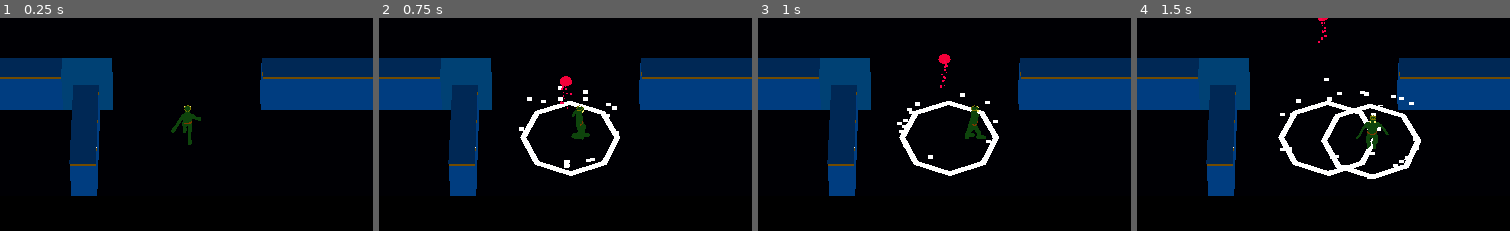
Above: before the commit, frames 1-4 (left to right).
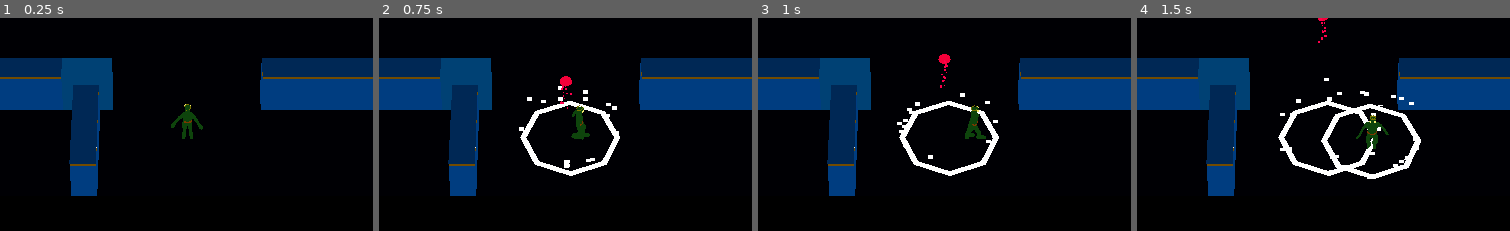
Above: after the commit, the same moments.

Repository: ralabate/30ddl
Game: Godot game, scene res://main.tscn
The game is run twice, just before and just after one commit, with the same random seed, the same clock (stepped at 60 frames per second) and the same inputs.
Inputs:
- Up to frame 1 (0.25 s): no input
- Up to frame 2 (0.75 s): tap Enter (ui_accept) at 0.5 s; hold Right (ui_right) from 0.53 s (still down); tap A (player_mine) at 0.6 s
- Up to frame 3 (1 s): keep holding Right (ui_right); tap Enter (ui_accept) at 0.77 s
- Up to frame 4 (1.5 s): release Right (ui_right) at 1.28 s; hold Down (ui_down) from 1.28 s (still down); tap A (player_mine) at 1.35 s
The pictures show only the part of the screen within x 25-75%, y 45-95%; the shares and areas given below are measured in that part.

The runs differ from the first frame. In frame 1, 0.3% of the frame differs, in the area x 45-55%, y 40-60%; in frame 2, nothing differs; in frame 3, nothing differs; in frame 4, nothing differs.

Commit message:
cleaning up the folder structure a bit

Diff:
--- a/gauntlet/badguy.tscn
+++ b/gauntlet/badguys/badguy.tscn
@@ -1,7 +1,7 @@
 [gd_scene load_steps=5 format=3 uid="uid://dysqmwq3wem2k"]
 
-[ext_resource type="Script" uid="uid://clhircl18kdhh" path="res://badguy.gd" id="1_apgvv"]
-[ext_resource type="PackedScene" uid="uid://qo85vi3b3odi" path="res://bad_lizard_idle.glb" id="1_lf2yb"]
+[ext_resource type="Script" uid="uid://clhircl18kdhh" path="res://badguys/badguy.gd" id="1_apgvv"]
+[ext_resource type="PackedScene" uid="uid://qo85vi3b3odi" path="res://badguys/imported/bad_lizard_idle.glb" id="1_lf2yb"]
 [ext_resource type="Script" uid="uid://bund4vdf4u4yo" path="res://health_component.gd" id="3_0b8a1"]
 
 [sub_resource type="CapsuleShape3D" id="CapsuleShape3D_apgvv"]
--- a/gauntlet/badguy_spawner.tscn
+++ b/gauntlet/badguys/badguy_spawner.tscn
@@ -1,8 +1,8 @@
 [gd_scene load_steps=5 format=3 uid="uid://dcyd6q7bb3k6m"]
 
-[ext_resource type="Script" uid="uid://cj0c35fieqoef" path="res://badguy_spawner.gd" id="1_irkoj"]
+[ext_resource type="Script" uid="uid://cj0c35fieqoef" path="res://badguys/badguy_spawner.gd" id="1_irkoj"]
 [ext_resource type="Script" uid="uid://bund4vdf4u4yo" path="res://health_component.gd" id="2_5vgoc"]
-[ext_resource type="PackedScene" uid="uid://dgvjlbbo4hmtw" path="res://badguy_spawner.glb" id="3_od4cw"]
+[ext_resource type="PackedScene" uid="uid://dgvjlbbo4hmtw" path="res://badguys/imported/badguy_spawner.glb" id="3_od4cw"]
 
 [sub_resource type="SphereShape3D" id="SphereShape3D_od4cw"]
 
--- a/gauntlet/level_assets/corner.tscn
+++ b/gauntlet/level/level_assets/corner.tscn
@@ -1,6 +1,6 @@
 [gd_scene load_steps=3 format=3 uid="uid://dx0nwcckq1tgq"]
 
-[ext_resource type="PackedScene" uid="uid://ccmtk8uklp2km" path="res://level_assets/exported/corner.glb" id="1_1qlw4"]
+[ext_resource type="PackedScene" uid="uid://ccmtk8uklp2km" path="res://level/level_assets/imported/corner.glb" id="1_1qlw4"]
 
 [sub_resource type="ConvexPolygonShape3D" id="ConvexPolygonShape3D_itg1i"]
 points = PackedVector3Array(2, 2, 0.5, 2, 0, 0.5, 2, 2, -0.500049, -1, 2, 0.5, 2, 0, -0.500049, -1, 0, 0.5, 0.999804, 2, -1, -1, 2, -1, 0.999804, 0, -1, -1, 0, -1)
--- a/gauntlet/level_assets/cross.tscn
+++ b/gauntlet/level/level_assets/cross.tscn
@@ -1,6 +1,6 @@
 [gd_scene load_steps=3 format=3 uid="uid://wpa7ca502hg0"]
 
-[ext_resource type="PackedScene" uid="uid://b8awa1md4dbt6" path="res://level_assets/exported/cross.glb" id="1_m6dvx"]
+[ext_resource type="PackedScene" uid="uid://b8awa1md4dbt6" path="res://level/level_assets/imported/cross.glb" id="1_m6dvx"]
 
 [sub_resource type="ConvexPolygonShape3D" id="ConvexPolygonShape3D_r61cq"]
 points = PackedVector3Array(2, 2, 0.5, 2, 2, -0.5, 1, 2, 1, 2, 0, 0.5, 2, 0, -0.5, 1, 2, -1, 1, 0, 1, -1, 2, 1, 1, 0, -1, -1, 2, -1, -1, 0, 1, -2, 2, 0.5, -1, 0, -1, -2, 2, -0.5, -2, 0, 0.5, -2, 0, -0.5)
--- a/gauntlet/level_assets/floor.tscn
+++ b/gauntlet/level/level_assets/floor.tscn
@@ -1,6 +1,6 @@
 [gd_scene load_steps=3 format=3 uid="uid://c3r2x4mms7d0u"]
 
-[ext_resource type="PackedScene" uid="uid://dwtojt61ufpd4" path="res://level_assets/exported/floor.glb" id="1_e0y43"]
+[ext_resource type="PackedScene" uid="uid://dwtojt61ufpd4" path="res://level/level_assets/imported/floor.glb" id="1_e0y43"]
 
 [sub_resource type="ConvexPolygonShape3D" id="ConvexPolygonShape3D_e0y43"]
 points = PackedVector3Array(-1, 0, -1, -1, 0, 1, 1, 0, -1, 1, 0, 1)
--- a/gauntlet/level_assets/tjunction.tscn
+++ b/gauntlet/level/level_assets/tjunction.tscn
@@ -1,6 +1,6 @@
 [gd_scene load_steps=3 format=3 uid="uid://djvroxe65rnc3"]
 
-[ext_resource type="PackedScene" uid="uid://bga5btisymw7b" path="res://level_assets/exported/tjunction.glb" id="1_fp2h2"]
+[ext_resource type="PackedScene" uid="uid://bga5btisymw7b" path="res://level/level_assets/imported/tjunction.glb" id="1_fp2h2"]
 
 [sub_resource type="ConvexPolygonShape3D" id="ConvexPolygonShape3D_0r3i6"]
 points = PackedVector3Array(2, 2, 0.499902, 2, 2, -0.5, 1, 2, 1, 2, 0, 0.499902, 2, 0, -0.5, -2, 2, -0.5, 1, 0, 1, -1, 2, 1, -2, 0, -0.5, -2, 2, 0.499902, -1, 0, 1, -2, 0, 0.499902)
--- a/gauntlet/level_assets/wall.tscn
+++ b/gauntlet/level/level_assets/wall.tscn
@@ -1,6 +1,6 @@
 [gd_scene load_steps=3 format=3 uid="uid://ct4ym68qe3wd"]
 
-[ext_resource type="PackedScene" uid="uid://btgqoeyu5ion0" path="res://level_assets/exported/wall.glb" id="1_5xhga"]
+[ext_resource type="PackedScene" uid="uid://btgqoeyu5ion0" path="res://level/level_assets/imported/wall.glb" id="1_5xhga"]
 
 [sub_resource type="ConvexPolygonShape3D" id="ConvexPolygonShape3D_1sxvs"]
 points = PackedVector3Array(1, 2, 1, 1, 2, -1, -1, 2, 1, 1, 0, 1, 1, 0, -1, -1, 2, -1, -1, 0, 1, -1, 0, -1)
--- a/gauntlet/modular_level.tscn
+++ b/gauntlet/level/modular_level.tscn
@@ -1,9 +1,9 @@
 [gd_scene load_steps=6 format=3 uid="uid://c4hm3jsxo7vky"]
 
-[ext_resource type="PackedScene" uid="uid://ct4ym68qe3wd" path="res://level_assets/wall.tscn" id="2_35a4x"]
-[ext_resource type="PackedScene" uid="uid://djvroxe65rnc3" path="res://level_assets/tjunction.tscn" id="3_coqlu"]
-[ext_resource type="PackedScene" uid="uid://dx0nwcckq1tgq" path="res://level_assets/corner.tscn" id="4_qc7lj"]
-[ext_resource type="PackedScene" uid="uid://c3r2x4mms7d0u" path="res://level_assets/floor.tscn" id="4_tswju"]
+[ext_resource type="PackedScene" uid="uid://ct4ym68qe3wd" path="res://level/level_assets/wall.tscn" id="2_35a4x"]
+[ext_resource type="PackedScene" uid="uid://djvroxe65rnc3" path="res://level/level_assets/tjunction.tscn" id="3_coqlu"]
+[ext_resource type="PackedScene" uid="uid://dx0nwcckq1tgq" path="res://level/level_assets/corner.tscn" id="4_qc7lj"]
+[ext_resource type="PackedScene" uid="uid://c3r2x4mms7d0u" path="res://level/level_assets/floor.tscn" id="4_tswju"]
 
 [sub_resource type="NavigationMesh" id="NavigationMesh_qc7lj"]
 vertices = PackedVector3Array(-8.75, 1, -2.5, -8.75, 1, -3.25, -10, 1, -3.5, -10, 1, -2.25, -14.5, 1, -9.5, -4, 1, 9.5, …(747 unchanged characters)…
--- a/gauntlet/main.gd
+++ b/gauntlet/main.gd
@@ -1,7 +1,7 @@
 extends Node3D
 
 
-@onready var badguy_template = preload("res://badguy.tscn")
+@onready var badguy_template = preload("res://badguys/badguy.tscn")
 @onready var player = %Player
 @onready var nav_timer = %BadguyNavTimer
 
--- a/gauntlet/main.tscn
+++ b/gauntlet/main.tscn
@@ -1,9 +1,9 @@
 [gd_scene load_steps=6 format=3 uid="uid://clsdp2e4yqkji"]
 
 [ext_resource type="Script" uid="uid://circq55qpjcvk" path="res://main.gd" id="1_0xm2m"]
-[ext_resource type="PackedScene" uid="uid://bwl2b12apn8uh" path="res://player.tscn" id="1_ig7tw"]
-[ext_resource type="PackedScene" uid="uid://c4hm3jsxo7vky" path="res://modular_level.tscn" id="4_1bvp3"]
-[ext_resource type="PackedScene" uid="uid://dcyd6q7bb3k6m" path="res://badguy_spawner.tscn" id="5_lquwl"]
+[ext_resource type="PackedScene" uid="uid://bwl2b12apn8uh" path="res://player/player.tscn" id="1_ig7tw"]
+[ext_resource type="PackedScene" uid="uid://c4hm3jsxo7vky" path="res://level/modular_level.tscn" id="4_1bvp3"]
+[ext_resource type="PackedScene" uid="uid://dcyd6q7bb3k6m" path="res://badguys/badguy_spawner.tscn" id="5_lquwl"]
 
 [sub_resource type="Environment" id="Environment_h2yge"]
 background_mode = 1
--- a/gauntlet/player.tscn
+++ /dev/null
@@ -1,39 +0,0 @@
-[gd_scene load_steps=4 format=3 uid="uid://bwl2b12apn8uh"]
-
-[ext_resource type="Script" uid="uid://c2rbukwe2bpc7" path="res://player.gd" id="1_4flbx"]
-[ext_resource type="PackedScene" uid="uid://hq41f26qus78" path="res://lizard_prince_walk.glb" id="2_onrkg"]
-
-[sub_resource type="CapsuleShape3D" id="CapsuleShape3D_sh265"]
-
-[node name="Player" type="CharacterBody3D"]
-collision_layer = 2
-collision_mask = 5
-script = ExtResource("1_4flbx")
-
-[node name="CollisionShape3D" type="CollisionShape3D" parent="."]
-shape = SubResource("CapsuleShape3D_sh265")
-
-[node name="AnimatedMesh" parent="." instance=ExtResource("2_onrkg")]
-unique_name_in_owner = true
-transform = Transform3D(-1, 0, -8.74228e-08, 0, 1, 0, 8.74228e-08, 0, -1, 0, -1, 0)
-
-[node name="Skeleton3D" parent="AnimatedMesh" index="0"]
-bones/1/position = Vector3(1.22705e-09, 1.01165, 0.000848666)
-bones/3/rotation = Quaternion(0.485417, 0.0488834, -0.0661184, 0.870408)
-bones/4/rotation = Quaternion(0.117571, -0.0231199, -0.000322402, 0.992795)
-bones/5/rotation = Quaternion(-0.209398, 0.226537, 0.0627555, 0.949155)
-bones/6/rotation = Quaternion(-0.400814, -0.213569, 0.0988049, 0.885423)
-bones/8/rotation = Quaternion(-0.583348, -0.00384971, 0.0293971, 0.811681)
-bones/9/rotation = Quaternion(0.0126899, -0.0135825, -0.00249354, 0.999824)
-bones/10/rotation = Quaternion(0.0598093, 0.837025, -0.528112, -0.130037)
-bones/11/rotation = Quaternion(0.318765, 0.0272025, 0.00948658, 0.947396)
-bones/17/rotation = Quaternion(0.92717, 0.0465479, 0.26691, -0.258742)
-bones/18/rotation = Quaternion(-0.219886, -0.0662738, -0.00366079, 0.973265)
-bones/21/rotation = Quaternion(0.163593, 0.0186917, -0.0160143, 0.986221)
-bones/23/rotation = Quaternion(-0.28633, 0.26328, 0.0765004, 0.918067)
-bones/24/rotation = Quaternion(-0.0797172, 3.8319e-17, -4.16084e-19, 0.996818)
-
-[node name="Mesh" parent="AnimatedMesh/Skeleton3D" index="0"]
-layers = 2
-
-[editable path="AnimatedMesh"]
--- a/gauntlet/bullet.tscn
+++ b/gauntlet/player/bullet.tscn
@@ -1,6 +1,6 @@
 [gd_scene load_steps=8 format=3 uid="uid://ddrgx7hx1ypm1"]
 
-[ext_resource type="Script" uid="uid://dfy13ftmrsh8" path="res://bullet.gd" id="1_v7oki"]
+[ext_resource type="Script" uid="uid://dfy13ftmrsh8" path="res://player/bullet.gd" id="1_v7oki"]
 [ext_resource type="Material" uid="uid://b2v0s2d4kg2vs" path="res://bullet_material.tres" id="2_v8qja"]
 
 [sub_resource type="SphereMesh" id="SphereMesh_v8qja"]
--- a/gauntlet/mine.tscn
+++ b/gauntlet/player/mine.tscn
@@ -1,6 +1,6 @@
 [gd_scene load_steps=8 format=3 uid="uid://brnxv2baowehj"]
 
-[ext_resource type="Script" uid="uid://bvu6henprg4f3" path="res://mine.gd" id="1_iuis7"]
+[ext_resource type="Script" uid="uid://bvu6henprg4f3" path="res://player/mine.gd" id="1_iuis7"]
 
 [sub_resource type="CylinderShape3D" id="CylinderShape3D_ho4jl"]
 radius = 2.0
--- a/gauntlet/player.gd
+++ b/gauntlet/player/player.gd
@@ -9,8 +9,8 @@
 
 @onready var animation_player = %AnimatedMesh/AnimationPlayer
 
-var bullet_template = preload("res://bullet.tscn")
-var mine_template = preload("res://mine.tscn")
+var bullet_template = preload("res://player/bullet.tscn")
+var mine_template = preload("res://player/mine.tscn")
 
 var can_shoot = true
 var shot_timer: Timer
--- /dev/null
+++ b/gauntlet/player/player.tscn
@@ -0,0 +1,23 @@
+[gd_scene load_steps=4 format=3 uid="uid://bwl2b12apn8uh"]
+
+[ext_resource type="Script" uid="uid://c2rbukwe2bpc7" path="res://player/player.gd" id="1_4flbx"]
+[ext_resource type="PackedScene" uid="uid://hq41f26qus78" path="res://player/imported/lizard_prince_walk.glb" id="2_onrkg"]
+
+[sub_resource type="CapsuleShape3D" id="CapsuleShape3D_sh265"]
+
+[node name="Player" type="CharacterBody3D"]
+collision_layer = 2
+collision_mask = 5
+script = ExtResource("1_4flbx")
+
+[node name="CollisionShape3D" type="CollisionShape3D" parent="."]
+shape = SubResource("CapsuleShape3D_sh265")
+
+[node name="AnimatedMesh" parent="." instance=ExtResource("2_onrkg")]
+unique_name_in_owner = true
+transform = Transform3D(-1, 0, -8.74228e-08, 0, 1, 0, 8.74228e-08, 0, -1, 0, -1, 0)
+
+[node name="Mesh" parent="AnimatedMesh/Skeleton3D" index="0"]
+layers = 2
+
+[editable path="AnimatedMesh"]
Renamed: gauntlet/badguy.gd -> gauntlet/badguys/badguy.gd
Renamed: gauntlet/badguy.gd.uid -> gauntlet/badguys/badguy.gd.uid
Renamed: gauntlet/badguy_spawner.gd -> gauntlet/badguys/badguy_spawner.gd
Renamed: gauntlet/badguy_spawner.gd.uid -> gauntlet/badguys/badguy_spawner.gd.uid
Renamed: gauntlet/bad_lizard_idle.glb -> gauntlet/badguys/imported/bad_lizard_idle.glb
Not shown, changed: gauntlet/badguys/imported/bad_lizard_idle.glb.import
Renamed: gauntlet/badguy_spawner.glb -> gauntlet/badguys/imported/badguy_spawner.glb
Not shown, changed: gauntlet/badguys/imported/badguy_spawner.glb.import
Renamed: gauntlet/level_assets/exported/corner.glb -> gauntlet/level/level_assets/imported/corner.glb
Not shown, changed: gauntlet/level/level_assets/imported/corner.glb.import
Renamed: gauntlet/level_assets/exported/cross.glb -> gauntlet/level/level_assets/imported/cross.glb
Not shown, changed: gauntlet/level/level_assets/imported/cross.glb.import
(and 13 more such lines)
